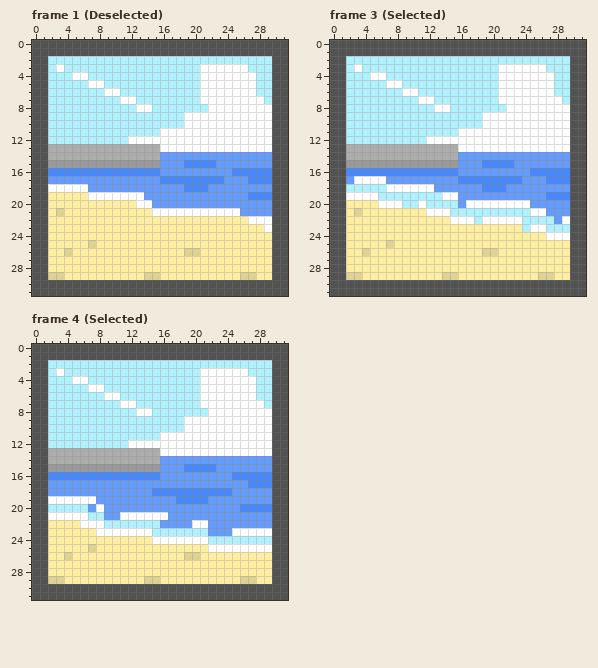
A pixel-art file gets an edit: Assets/Sprites/StageAngler.aseprite. That is the earlier state.
32x32 pixels, 4 frames. Shown: frame 1 (Deselected), frame 3 (Selected), frame 4 (Selected). The commit also changed other frames, which this record leaves out.
The same view after the edit:
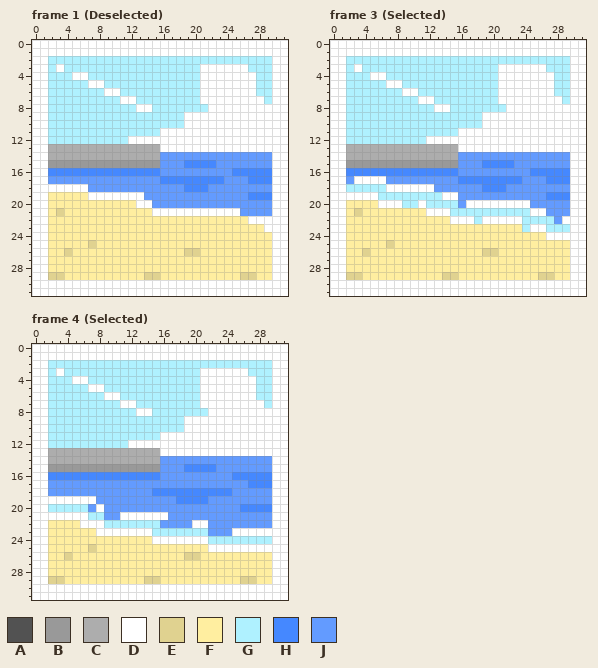
Palette (. is transparent): A #525252  B #999999  C #adadad  D #ffffff  E #e0d290  F #ffeea0  G #aff1ff  H #4588ff  J #639bff
Edits made:
Changed rows in their new state; - is an unchanged pixel.
Frame 1 (Deselected), layer "Layer 1":
first column x 0:
 0 DDDDDDDDDDDDDDDDDDDDDDDDDDDDDDDD
 1 DDDDDDDDDDDDDDDDDDDDDDDDDDDDDDDD
 2 DD----------------------------DD
 3 DD----------------------------DD
 4 DD----------------------------DD
 5 DD----------------------------DD
 6 DD----------------------------DD
 7 DD----------------------------DD
 8 DD----------------------------DD
 9 DD----------------------------DD
10 DD----------------------------DD
11 DD----------------------------DD
12 DD----------------------------DD
13 DD----------------------------DD
14 DD----------------------------DD
15 DD----------------------------DD
16 DD----------------------------DD
17 DD----------------------------DD
18 DD----------------------------DD
19 DD----------------------------DD
20 DD----------------------------DD
21 DD----------------------------DD
22 DD----------------------------DD
23 DD----------------------------DD
24 DD----------------------------DD
25 DD----------------------------DD
26 DD----------------------------DD
27 DD----------------------------DD
28 DD----------------------------DD
29 DD----------------------------DD
30 DDDDDDDDDDDDDDDDDDDDDDDDDDDDDDDD
31 DDDDDDDDDDDDDDDDDDDDDDDDDDDDDDDD
Frame 3 (Selected), layer "Layer 1": the same change as frame 1 (Deselected)
Frame 4 (Selected), layer "Layer 1": the same change as frame 1 (Deselected)
